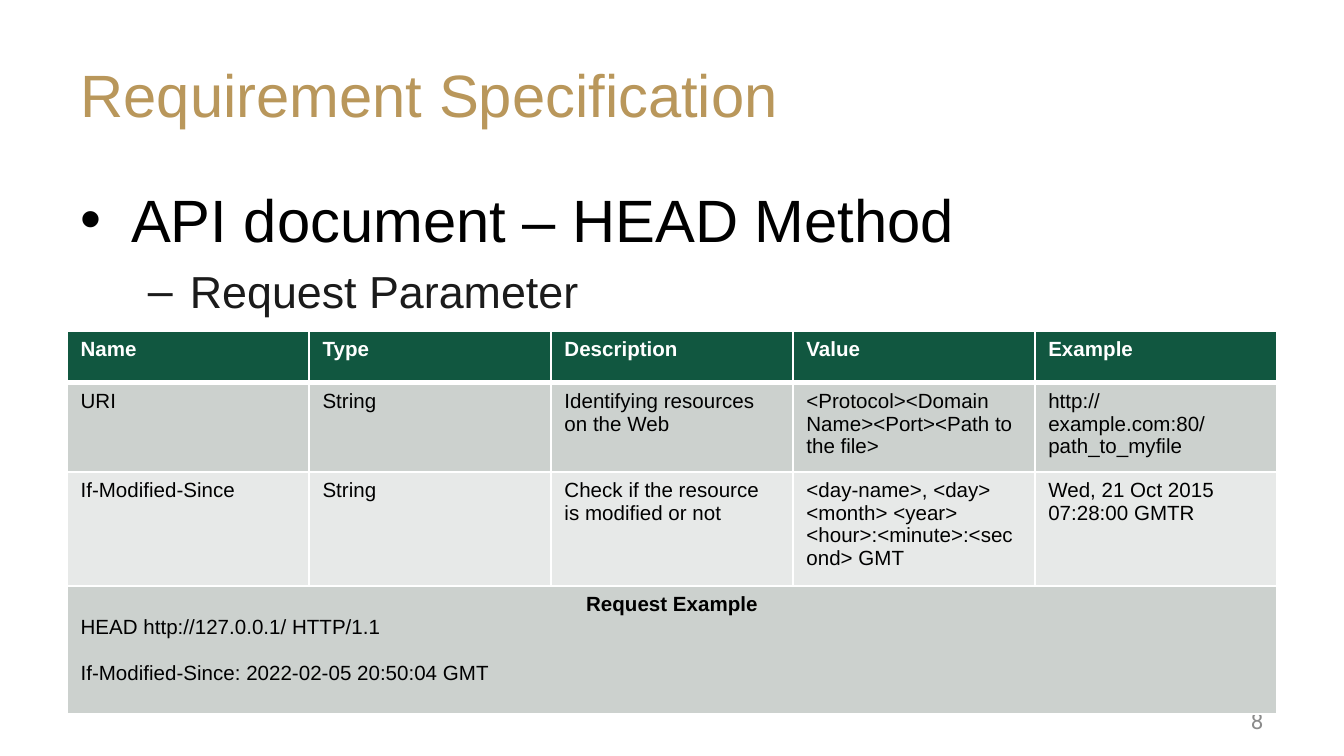
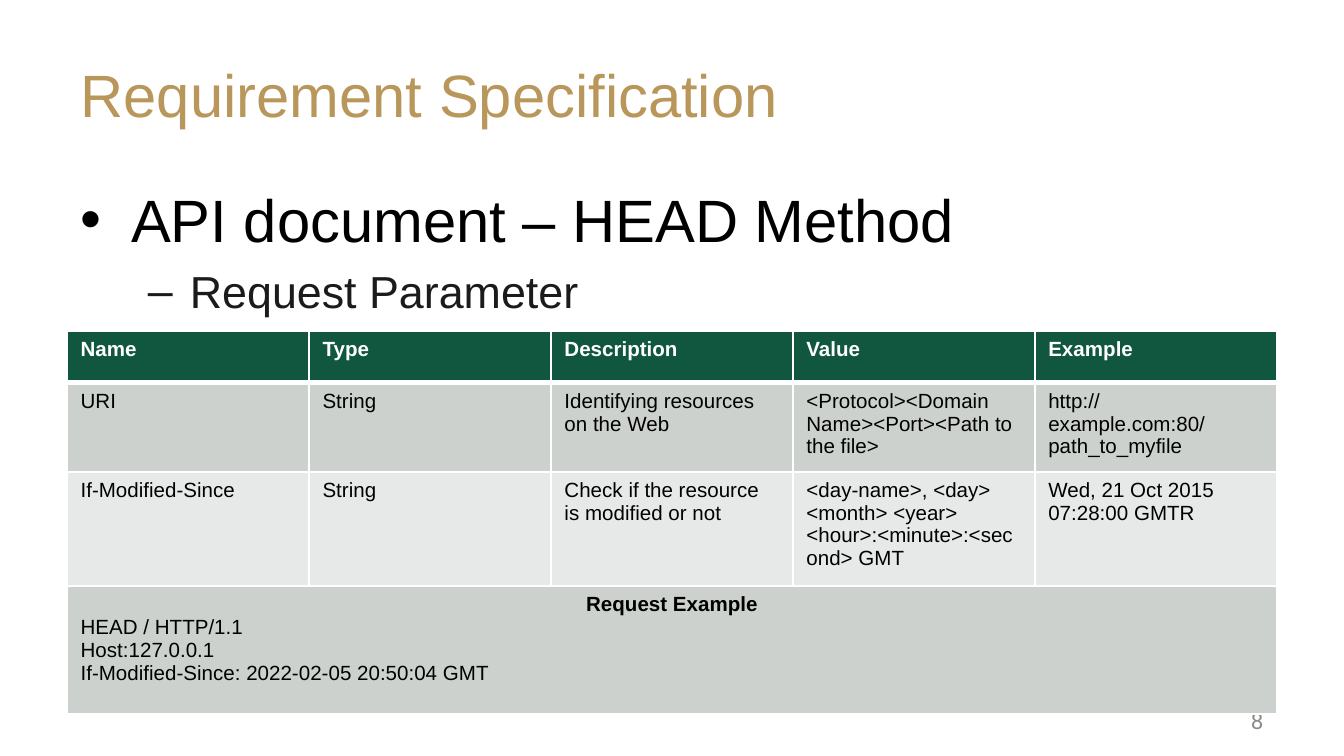
Before and after one commit to YiyangLu/Httptest, a slide deck: slide 8 of NeoProject1.pptx. Drawn at 1344x756 pixels with LibreOffice and Linux fonts; fonts in the diff are those of the drawing; background and template pictures are left out. Boxes give left, top, right and bottom in pixels: in the first picture for what was removed or moved away, otherwise in the second. Text is boxed around its words. In the diff, an @@ line names an element or a change of style, - is before the commit and + after.

```diff
--- a/NeoProject1.pptx
+++ b/NeoProject1.pptx
@@ table at (67,332,1277,723) @@
-row 4, column 1: Request Example / HEAD http://127.0.0.1/ HTTP/1.1 / If-Modified-Since: 2022-02-05 20:50:04 GMT
+row 4, column 1: Request Example / HEAD / HTTP/1.1 / Host:127.0.0.1 / If-Modified-Since: 2022-02-05 20:50:04 GMT
```
Also in this commit, not shown: 3 other slides changed, 1 other file.
